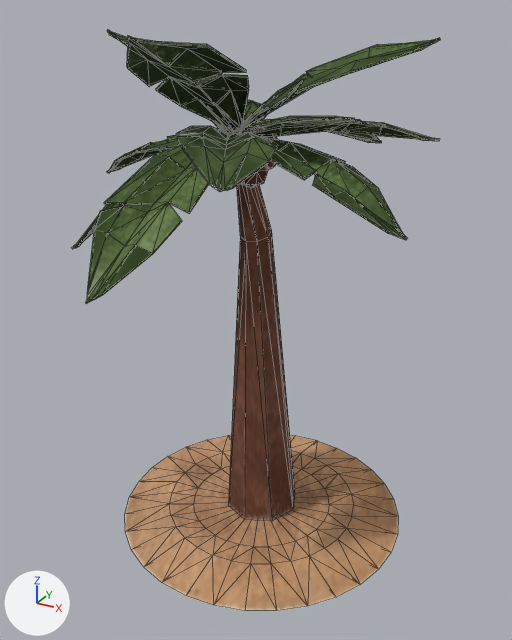
The FBX model Sabor_A_Mar/Assets/_Main/Mesh/PALMERA JASNY/palmera vf.fbx as it was, and as the next commit left it.
Rendered twice from a camera (50 mm lens) standing at (12.99, -12.58, 11.1) and looking at (6.47, -0.72, 5.18). The lights are fixed; the arrows at lower left show +X, +Y and +Z. The first picture is the older version. Mesh edges are drawn as thin lines. Where no turn or scale is listed for an object, it has been applied to the vertices.

Objects in the first picture: 'Palmera_11'.
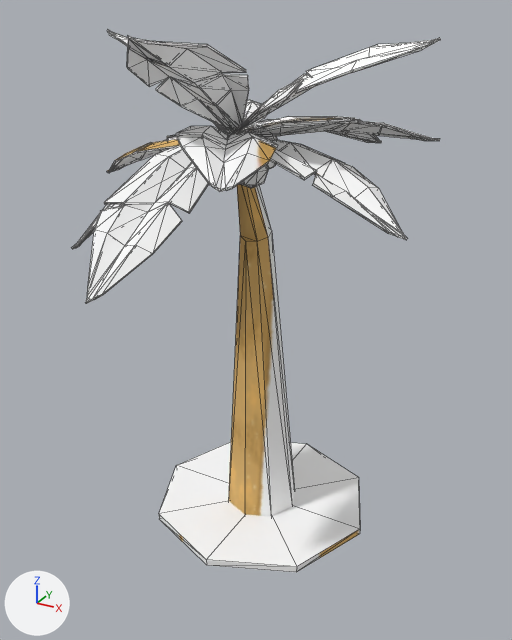
Where the newer file only moved an object's origin or applied its transform, the numbers keep the older frame.

Changed parts and their boxes [x1, y1, x2, y2] in the pictures (512 x 640 px; the box of a moved part takes in the faces that stretch with it):
'Palmera_11', surface changed, reshaped (lighter, 7% shorter): before [72, 30, 440, 611]; after [72, 30, 440, 572]
part 1 of me_palmera_11, added: after [159, 442, 360, 572]
part 2 of me_palmera_11, deleted (brown): before [125, 435, 398, 611]
part 3 of me_palmera_11, moved or reshaped: before [167, 120, 424, 242]; after [237, 120, 344, 242]
part 4 of me_palmera_11, deleted: before [128, 38, 167, 66]
part 5 of me_palmera_11, surface changed (lighter): [72, 30, 440, 517] in both

The change, as a diff of the scene's bpy script:
```diff
--- a/Sabor_A_Mar/Assets/_Main/Mesh/PALMERA JASNY/palmera vf.fbx.py
+++ b/Sabor_A_Mar/Assets/_Main/Mesh/PALMERA JASNY/palmera vf.fbx.py
@@ img_material_002_color_png @@
+img_material_002_color_png = load_image('Material.002-color.png', '../CASA/Material.002-color.png', 2048, 2048, 'sRGB')
@@ mat_material_002 @@
 mat_material_002 = principled_material('Material.002')
-mat_material_002.texture = img_color_png
+mat_material_002.texture = img_material_002_color_png
 mat_material_002.roughness = 1.0
@@ me_palmera_11 @@
 # used by ob_palmera_11; location = (6.25, 0.0, 0.0)
 # verts and faces of me_palmera_11; kept vertices keep their numbers, new ones are numbered from 896
 # before: 192 (-0.02, -3.61, 10.41) at pixel (147, 59), 193 (0.46, -4.64, 10.7) at pixel (128, 41), 194 (0.36, -4.5, 10.61) at pixel (128, 48), 208 (0.36, -3.6, 10.33) at pixel (168, 66), 213 (0.52, -4.7, 10.75) at pixel (128, 38)
-me_palmera_11.from_pydata(...)  # 896 vertices, 1724 faces; spans x -3.67..3.68, y -4.81..3.27, z -0.15..10.79
+me_palmera_11.from_pydata(...)  # 815 vertices, 1552 faces; spans x -3.67..3.68, y -4.81..2.83, z 0.01..10.79
+# me_palmera_11 part 1: a new loose piece, an 8-sided cylinder along z spanning x -2.56..2.56, y -2.56..2.55, z 0.01..0.17, in mat_material_002 (picture img_material_002_color_png)
+# me_palmera_11 part 2: the loose piece of 98 vertices spanning x -3.34..3.34, y -3.38..3.27, z -0.15..0.09 is deleted
+# me_palmera_11 part 3
+# 1 vertex is removed from x 2.05, y -0.78, z 8.65
+# 69 faces are deleted
+# 60 new faces join them
+# me_palmera_11 part 4
+delete_faces([(192, 193, 194), (193, 208, 213), (192, 208, 193)])
+# me_palmera_11 part 5: 1459 kept faces spanning x -3.67..3.68, y -4.81..2.83, z 0.02..10.79 get new texture (UV) coordinates
 me_palmera_11.materials.append(mat_material_002)
```
